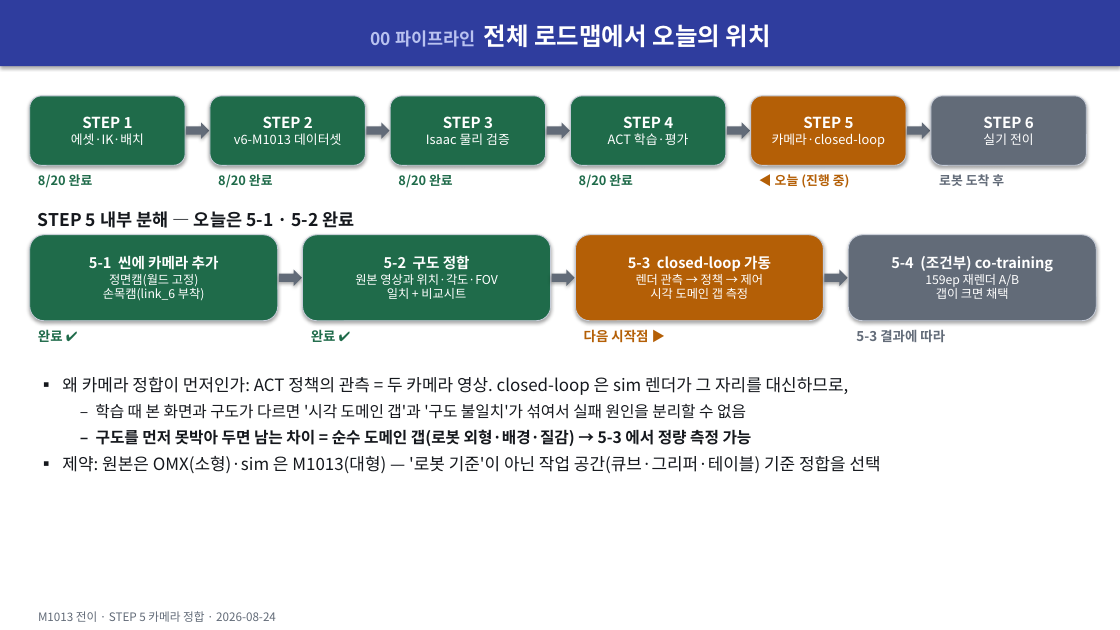
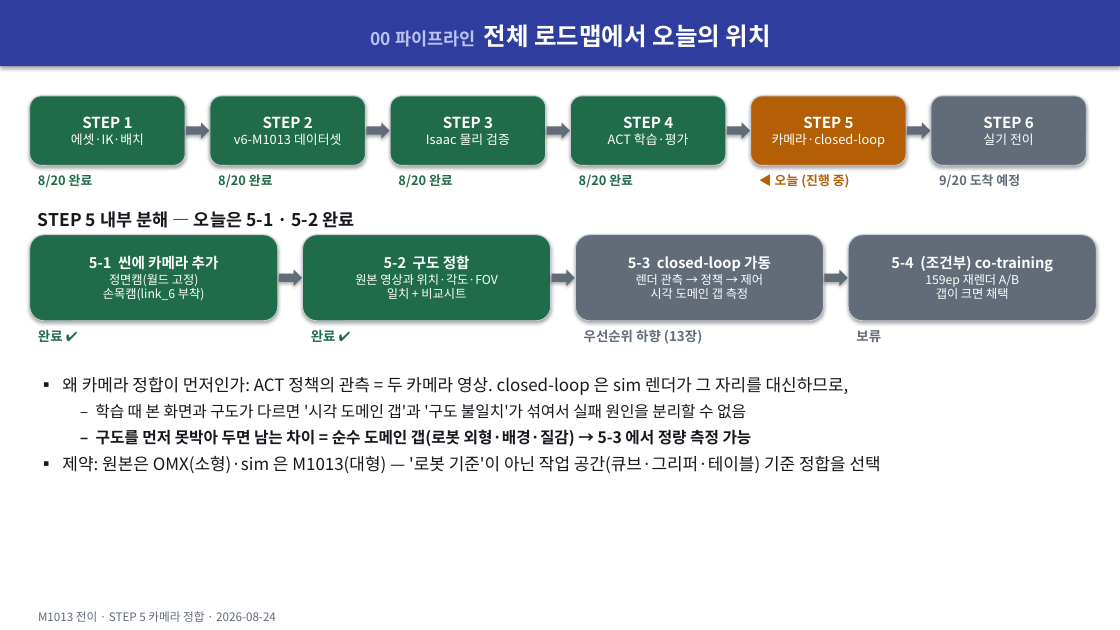
Before and after one commit to dlcodnjs817/m1013, a slide deck: slide 2 of 대화록 및 PPT/M1013_카메라정합_20260824.pptx. Drawn at 1120x630 pixels with LibreOffice and Linux fonts; fonts in the diff are those of the drawing. Boxes give left, top, right and bottom in pixels: in the first picture for what was removed or moved away, otherwise in the second. Text is boxed around its words. In the diff, an @@ line names an element or a change of style, - is before the commit and + after.

```diff
--- a/대화록 및 PPT/M1013_카메라정합_20260824.pptx
+++ b/대화록 및 PPT/M1013_카메라정합_20260824.pptx
@@ text at (x1=939, y1=174, x2=1020, y2=188): text changed @@
-로봇 도착 후
+9/20 도착 예정
@@ rounded rectangle "5-3 closed-loop 가동" at (x1=576, y1=235, x2=823, y2=321): fill #B45F06 to #626B78 @@
@@ text at (x1=584, y1=329, x2=702, y2=344): text changed; text colour #B45F06 to #626B78 @@
-다음 시작점 ▶
+우선순위 하향 (13장)
@@ text at (x1=856, y1=330, x2=881, y2=342): text changed @@
-5-3 결과에 따라
+보류
```
Also in this commit, not shown: 3 other slides changed, 4 slides added, 1 slide removed, 2 other files.
